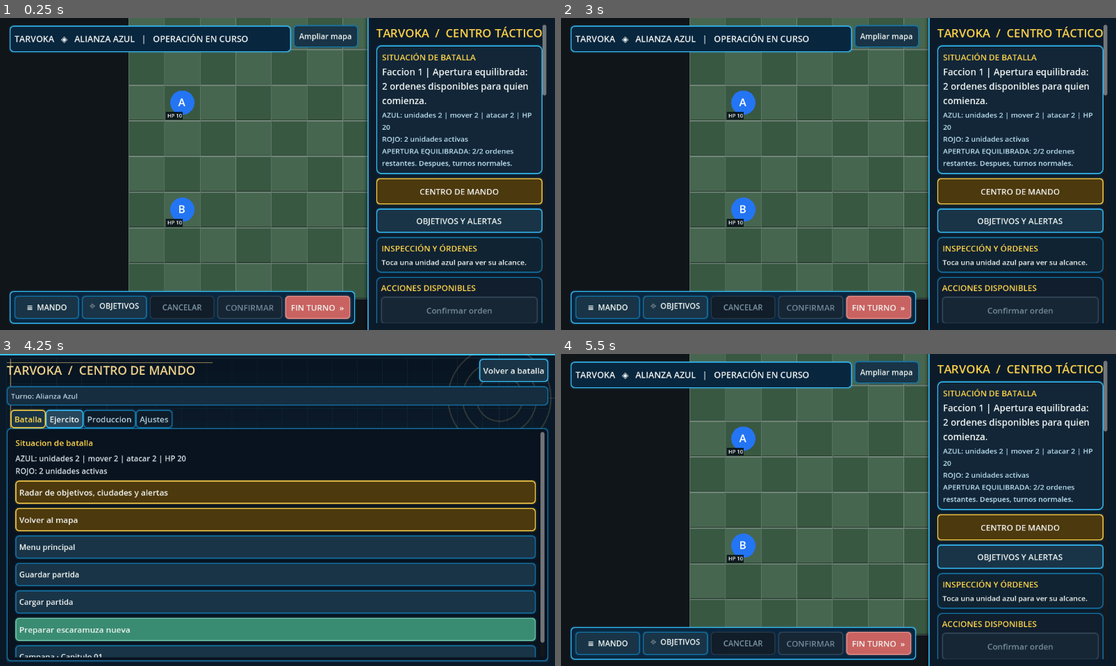
Above: before the commit, frames 1-4 (two rows, left to right).
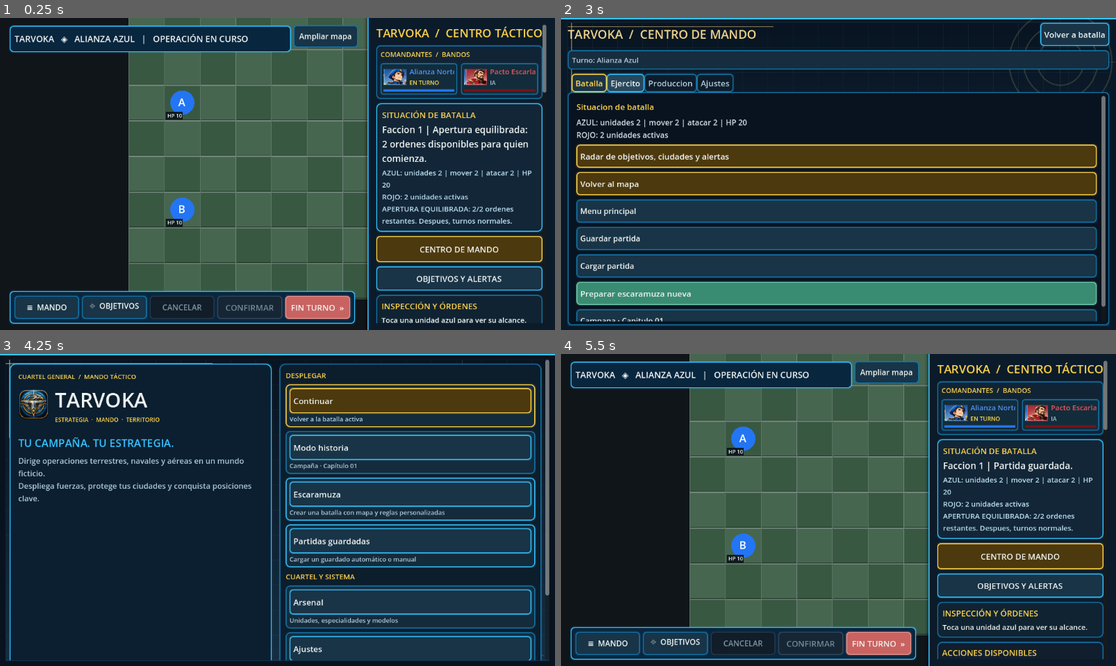
Above: after the commit, the same moments.

Repository: edwinrodri12/Tarvoka
Game: Godot game, scene res://scenes/Main.tscn
The game is run twice, just before and just after one commit, with the same random seed, the same clock (stepped at 60 frames per second) and the same inputs.
Inputs:
- Up to frame 1 (0.25 s): no input
- Up to frame 2 (3 s): click "≡ MANDO" at 0.5 s; click "⌖ OBJETIVOS" at 1.25 s; click "Ampliar mapa" at 2 s; click "CENTRO DE MANDO" at 2.75 s
- Up to frame 3 (4.25 s): click "CENTRO DE MANDO" at 3.5 s
- Up to frame 4 (5.5 s): click "OBJETIVOS Y ALERTAS" at 4.25 s; click "Continuar" at 5 s

The runs differ from the first frame. In frame 1, 13% of the frame differs, in the area x 67-99%, y 8-98%; in frame 2, 75%, in the area x 0-100%, y 0-100%; in frame 3, 52%; in frame 4, 12%.

Commit message:
feat(ui): show both approved commander portraits and faction turn badges in full and mobile battle HUD

Diff:
--- a/scripts/ui/Main.gd
+++ b/scripts/ui/Main.gd
@@ -21,6 +21,7 @@
 const SavedMatchesMenu = preload("res://scripts/ui/SavedMatchesMenu.gd")
 const SkirmishSetup = preload("res://scripts/ui/SkirmishSetup.gd")
 const FactionSelection = preload("res://scripts/ui/FactionSelection.gd")
+const CommanderIdentityStrip = preload("res://scripts/ui/CommanderIdentityStrip.gd")
 const Identity = preload("res://scripts/ui/FactionIdentity.gd")
 const CombatPanel = preload("res://scripts/ui/CombatPreviewPanel.gd")
 const ObjectivesData = preload("res://scripts/ui/ObjectivesRadarData.gd")
@@ -120,6 +121,8 @@
 var battle_hud_commands: VBoxContainer
 var compact_status: Label
 var compact_detail: Label
+var commander_sidebar_strip: Control
+var commander_compact_strip: Control
 var compact_info_panel: PanelContainer
 var compact_info_title: Label
 var compact_info_body: Label
@@ -202,6 +205,9 @@
     heading.add_theme_font_size_override("font_size", 27)
     heading.add_theme_color_override("font_color", Color(0.95, 0.91, 0.71))
     panel.add_child(heading)
+    commander_sidebar_strip = CommanderIdentityStrip.new()
+    commander_sidebar_strip.name = "ComandantesEnCentroTactico"
+    panel.add_child(commander_sidebar_strip)
     campaign_button = Button.new()
     campaign_button.text = "MODO HISTORIA · CAPÍTULO 01"
     campaign_button.custom_minimum_size.y = 55
@@ -798,7 +804,7 @@
     # Frontload actual battle intelligence. Campaign, galleries and advanced
     # scenario controls remain accessible farther down the scroll but no
     # longer displace combat status and unit actions from the first viewport.
-    var priority: Array = [heading,polished_status_card,command_menu_button,objectives_button,
+    var priority: Array = [heading,commander_sidebar_strip,polished_status_card,command_menu_button,objectives_button,
         minimap_shell,polished_unit_card,polished_actions_card,result_banner,
         camera_row,iso_view_button,battery_saver_button]
     for index in range(priority.size()):
@@ -835,6 +841,10 @@
     compact_status.add_theme_color_override("font_color",Color("#F5E6B1"))
     compact_status.clip_text = true
     title_row.add_child(compact_status)
+    commander_compact_strip = CommanderIdentityStrip.new()
+    commander_compact_strip.compact = true
+    commander_compact_strip.name = "ComandantesEnPantallaMovil"
+    title_row.add_child(commander_compact_strip)
     compact_detail = Label.new()
     compact_detail.add_theme_font_size_override("font_size",14)
     compact_detail.add_theme_color_override("font_color",Color("#D9E6ED"))
@@ -1106,7 +1116,7 @@
     # The previous implementation recalculated Dijkstra movement ranges on
     # every rendered frame (~60 times/second), even with no player input.
     # A battle-state snapshot hash updates the tactical summary only on change.
-    var summary_key: int = hash([board.state, board.selected_id, board.inspected_enemy_id, board.selected_factory_pos, board.inspected_cell, board.pending_order])
+    var summary_key: int = hash([board.state, board.ai_enabled, board.selected_id, board.inspected_enemy_id, board.selected_factory_pos, board.inspected_cell, board.pending_order])
     var minimap_key: int = hash([summary_key,board.iso_enabled,board.iso_zoom,board.iso_pan,
         board.view_zoom,board.view_pan,board.size,board.map_dimensions()])
     if battle_minimap != null and minimap_key != _minimap_view_key:
@@ -1116,6 +1126,10 @@
     if summary_key != _unit_summary_cache_key:
         _unit_summary_cache_key = summary_key
         unit_summary_refresh_count += 1
+        # Source of truth is the current match, including restored saves.
+        # Portrait ribbons remain presentation-only and fog-safe.
+        commander_sidebar_strip.bind_state(board.state,board.ai_enabled)
+        commander_compact_strip.bind_state(board.state,board.ai_enabled)
         _update_text(unit_label, board.selected_unit_summary())
         var info: Dictionary = InspectorData.inspect(board.state,board.selected_id,board.inspected_enemy_id,
             board.selected_factory_pos,board.inspected_cell,0)
